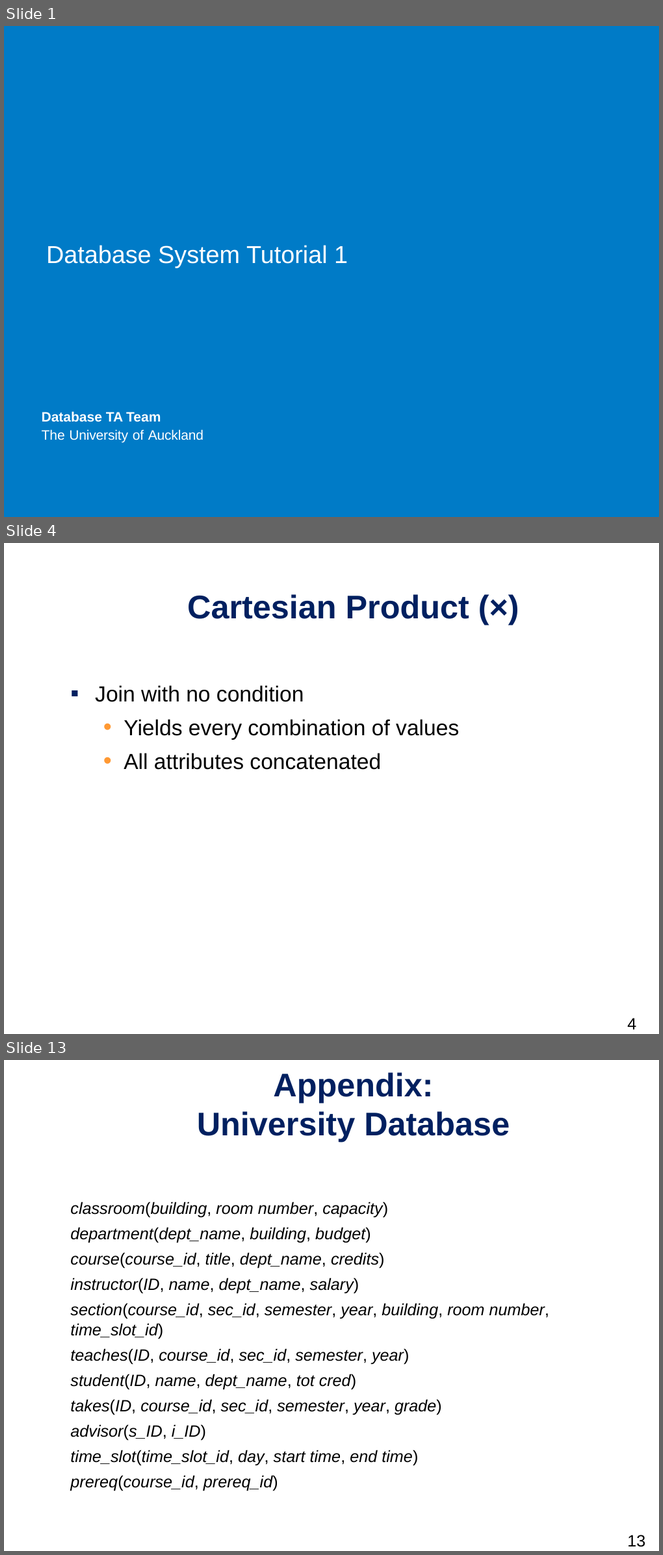
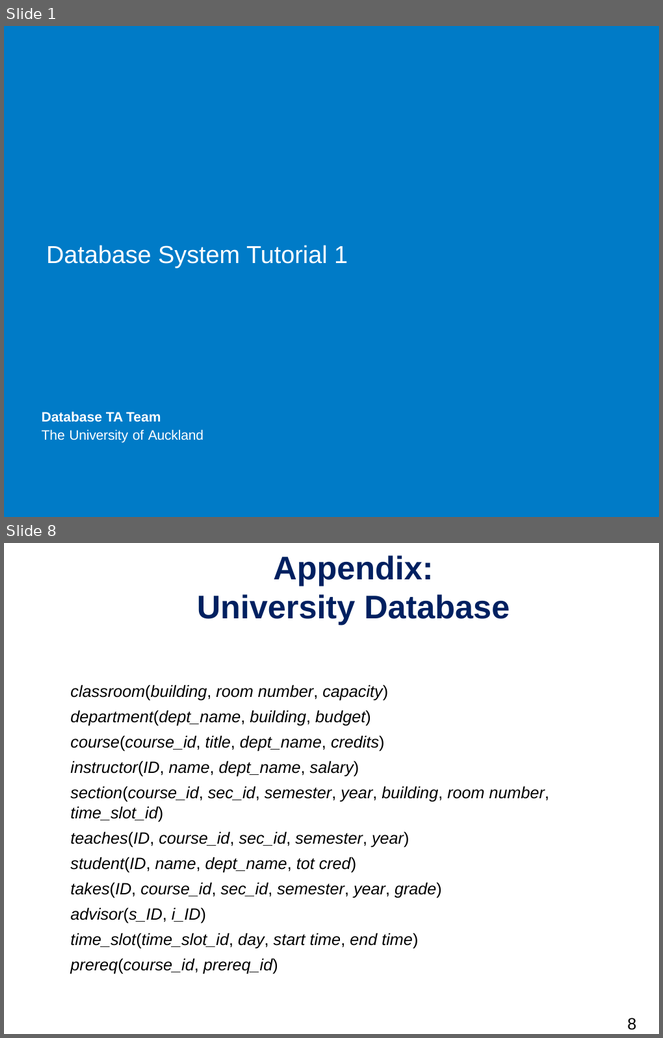
Before and after one commit to daichou03/DBS-slide-tut-25, a slide deck: week_1/week_1.pptx. Shown one above the other, each under a label of ours: slides 1, 4 and 13 before the commit, slides 1 and 8 after it; the slides between them are not shown. The pictures are 663x1555 and 663x1038 pixels, drawn with LibreOffice and Linux fonts; fonts in the diff are those of the drawing; background and template pictures are left out. Boxes give left, top, right and bottom in pixels: in the first picture for what was removed or moved away, otherwise in the second. Text is boxed around its words. In the diff, an @@ line names an element or a change of style, - is before the commit and + after.

```diff
--- a/week_1/week_1.pptx
+++ b/week_1/week_1.pptx
@@ slide 4 removed at [4,543,659,1034], background #FFFFFF @@
@@ title removed at [187,594,469,619] @@
-Cartesian Product (×)
@@ text removed at [95,685,459,770] @@
-▪ Join with no condition
-  • Yields every combination of values
-  • All attributes concatenated
@@ page number removed at [627,1018,636,1030] @@
-4
@@ what was slide 13 is now slide 8 @@
@@ page number at [627,1018,636,1031]: text changed @@
-13
+8
```
Also in this commit, not shown: 6 slides changed, 4 other slides removed.
